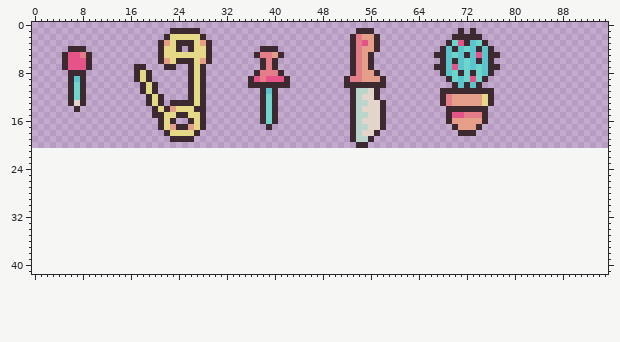
Pixel-art file, stored at art/items/hazards/hazards.aseprite. That is the earlier state.
96x21 pixels, 1 frame. The old version is drawn lined up with the new one, on the new canvas.
New version:
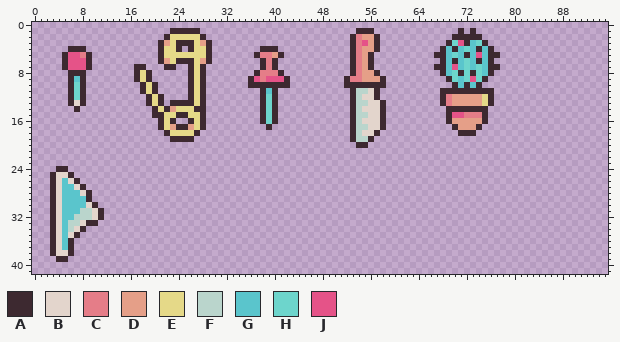
Palette (. is transparent): A #3d2930  B #e3d5cc  C #e57d88  D #e59f88  E #e5d988  F #bad5cc  G #5ac5cc  H #6dd5cc  J #e55388
Commit message: feat: Reduce spawn interval by 5% on level up
Edits made:
canvas 96x21 -> 96x42
Changed rows in their new state; - is an unchanged pixel.
first column x 3:
24 -AA------
25 ABBA-----
26 ABGBA----
27 ABGGBA---
28 ABGGGBA--
29 ABGGGGA--
30 ABGGGGBA-
31 ABGGGFFBA
32 ABGGFFFBA
33 ABGFFBAA-
34 ABGFBA---
35 ABGBA----
36 ABGA-----
37 ABGA-----
38 ABBA-----
39 -AA------
